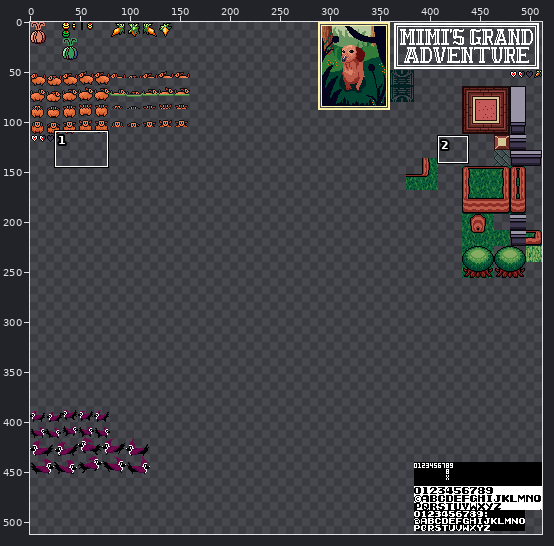
File history of a sprite sheet, atlas.png. The picture above shows the old version from afar; the outline marks the close-up.
Close-up. The starting point:
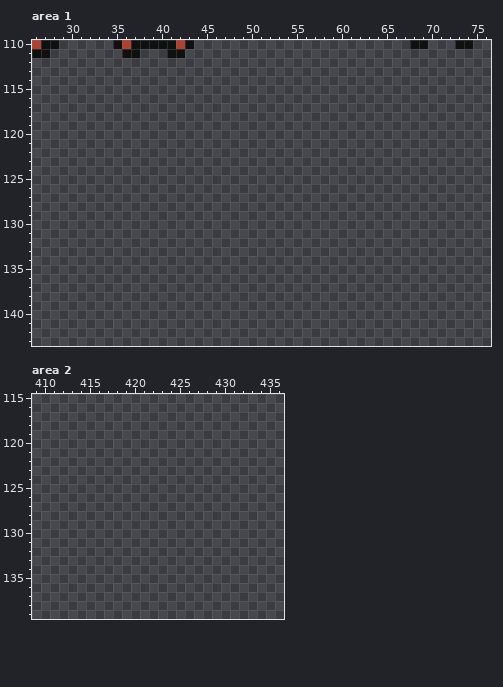
The file is 512x512 pixels. Colours within 5 levels of each other are drawn and written as one. Shown: area 1: x 26..76, y 110..143; area 2: x 409..436, y 115..139.
Now the later version:
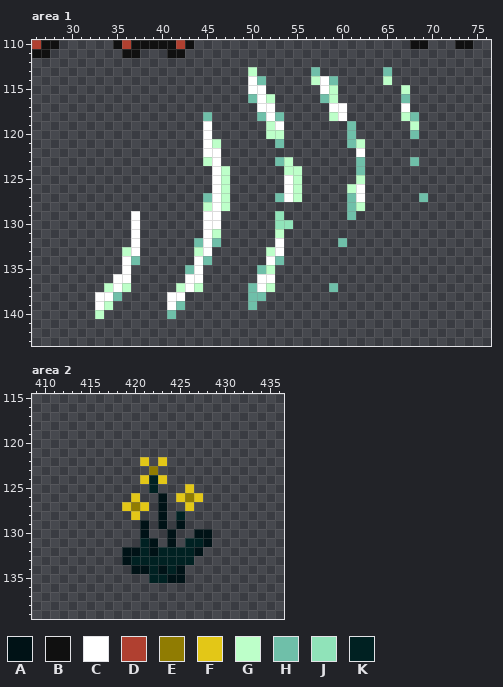
Palette (. is transparent): A #001216  B #101010  C #ffffff  D #b04030  E #907c02  F #e3c717  G #bdffc9  H #6fbfa9  J #90e3b9  K #002122
Edits made:
Area 1:
The author put colour C in row 114 at x 50 and 58; in row 115 at x 50 to 51 and 58; in row 116 at x 51; in row 117 at x 51 to 52, 59 to 60 and 67; in row 118 at x 52 and 60; in row 119 at x 45 and 53.
The author put colour C in rows 120 to 121 at x 45; in row 122 at x 45 to 46 and 62; in rows 123 to 124 at x 46; in row 125 at x 46 and 54; in rows 126 to 127 at x 46, 54 and 62; in row 128 at x 46.
The author put colour C in rows 129 to 130 at x 37 and 45 to 46; in row 131 at x 37 and 45; in rows 132 to 133 at x 37, 45 and 53; in row 134 at x 36, 44 and 52; in row 135 at x 36 and 44; in row 136 at x 35 to 36, 43 to 44 and 51 to 52.
The author put colour C in row 137 at x 35, 43 and 51; in row 138 at x 33 to 34 and 41 to 42; in row 139 at x 33 and 41.
The author put colour G in row 113 at x 50; in row 114 at x 57 and 65; in row 115 at x 59 and 67; in row 116 at x 52 and 59; in row 118 at x 59 and 67; in row 119 at x 52 and 68.
The author put colour G in row 120 at x 52 to 53; in row 121 at x 46 and 62; in row 123 at x 45 and 54; in row 124 at x 47 and 54 to 55; in row 125 at x 47, 55 and 62; in row 126 at x 47, 55 and 61.
The author put colour G in row 127 at x 47 and 55; in row 128 at x 45, 47 and 62; in row 131 at x 46 and 53; in row 133 at x 36, 44 and 52; in row 135 at x 52; in row 137 at x 34, 36, 42, 44 and 52.
The author put colour G in row 139 at x 34; in row 140 at x 33.
The author put colour H in row 113 at x 57 and 65; in row 114 at x 51 and 59; in row 116 at x 50, 58 and 67; in row 118 at x 45, 51, 53 and 68; in row 119 at x 61; in row 120 at x 61 and 68.
The author put colour H in row 121 at x 53 and 61; in row 123 at x 53, 62 and 68; in row 124 at x 62; in row 127 at x 45, 53, 61 and 69; in rows 128 to 129 at x 61; in row 132 at x 44, 46 and 60.
The author put colour H in row 134 at x 37, 45 and 53; in row 135 at x 43 and 51; in row 137 at x 50 and 59; in row 138 at x 35 and 50 to 51; in row 139 at x 42 and 50; in row 140 at x 41.
The author put colour J in row 129 at x 53; in row 130 at x 53 to 54.
Area 2:
The author put colour A in rows 126 to 128 at x 423; in row 129 at x 421, 423 and 425; in row 130 at x 421, 424 and 427 to 428; in row 131 at x 422, 424 and 428; in row 132 at x 419 to 420, 422 and 427; in row 133 at x 419.
The author put colour A in row 134 at x 420 to 421, 423 and 425; in row 135 at x 424 to 425.
The author put colour E in row 123 at x 422; in row 126 at x 426; in row 127 at x 420.
The author put colour F in row 122 at x 421 and 423; in row 124 at x 421 and 423; in row 125 at x 426; in row 126 at x 420, 425 and 427; in row 127 at x 419, 421 and 426; in row 128 at x 420.
The author put colour K in rows 124 to 125 at x 422; in row 128 at x 425; in row 131 at x 421 and 426 to 427; in row 132 at x 421 and 423 to 426; in row 133 at x 420 to 426; in row 134 at x 422 and 424.
The author put colour K in row 135 at x 422 to 423.
Pixel boxes of the changes (left, top, right, bottom) in both close-ups:
added: (167, 67, 428, 319)
added: (95, 211, 140, 319)
added: (122, 457, 212, 583)
